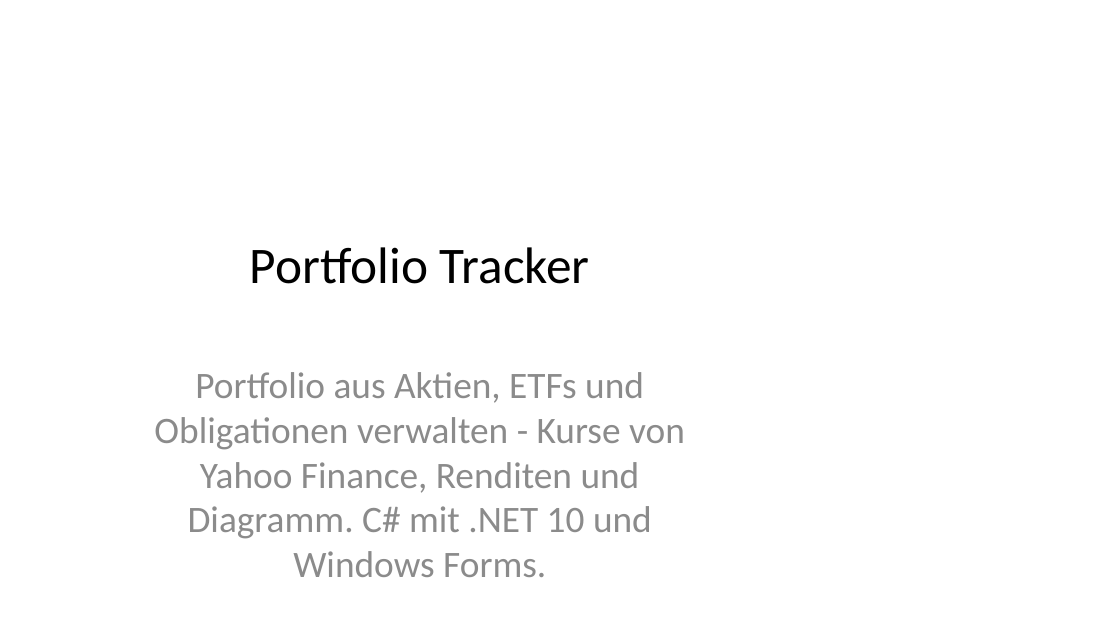
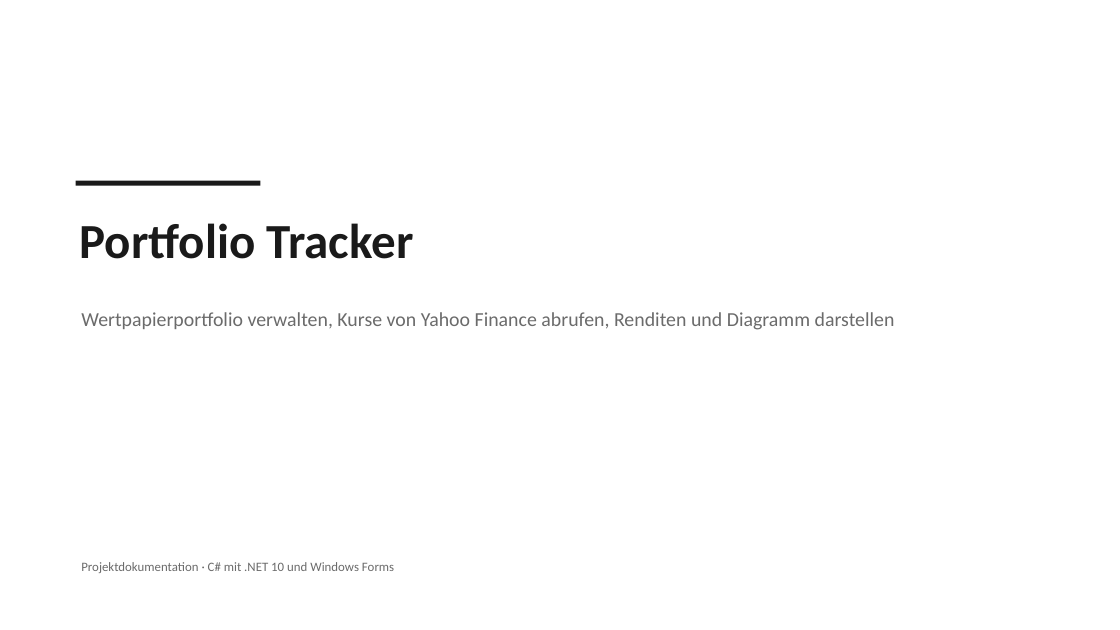
Before and after one commit to Apewee/PortfolioTracker, a slide deck: slide 1 of PortfolioPräsentation.pptx. Drawn at 1120x630 pixels with LibreOffice and Linux fonts; fonts in the diff are those of the drawing. Boxes give left, top, right and bottom in pixels: in the first picture for what was removed or moved away, otherwise in the second. Text is boxed around its words. In the diff, an @@ line names an element or a change of style, - is before the commit and + after.

```diff
--- a/PortfolioPräsentation.pptx
+++ b/PortfolioPräsentation.pptx
@@ text "Portfolio Tracker": place and size @@
-text "Portfolio Tracker" at bbox=[250, 247, 590, 284]
+text "Portfolio Tracker" at bbox=[80, 223, 414, 259]
@@ text "Portfolio Tracker" at bbox=[80, 223, 414, 259]: size 44 to 42 pt, text colour #000000 to #1A1A1A, bold on; alignment centre to left; vertical alignment middle to top @@
@@ rectangle added at bbox=[76, 181, 260, 186], fill #1A1A1A @@
@@ text added at bbox=[81, 312, 895, 330], 17 pt, text #6B6B6B @@
+Wertpapierportfolio verwalten, Kurse von Yahoo Finance abrufen, Renditen und Diagramm darstellen
@@ subtitle removed at bbox=[154, 372, 685, 539] @@
-Portfolio aus Aktien, ETFs und Obligationen verwalten - Kurse von Yahoo Finance, Renditen und Diagramm. C# mit .NET 10 und Windows Forms.
@@ text added at bbox=[81, 562, 394, 573], 11 pt, text #6B6B6B @@
+Projektdokumentation · C# mit .NET 10 und Windows Forms
```
Also in this commit, not shown: 8 other slides changed, 1 slide added.
